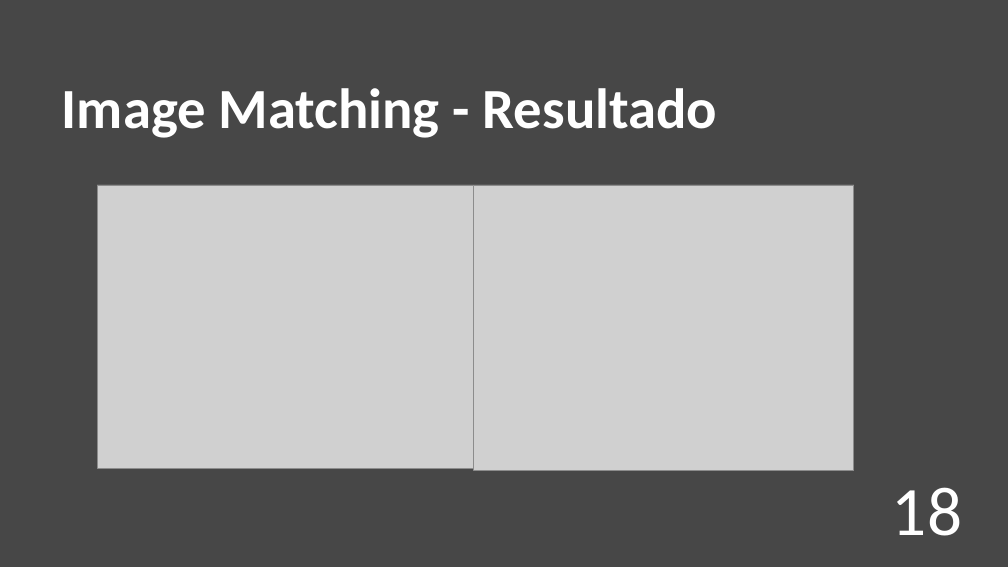
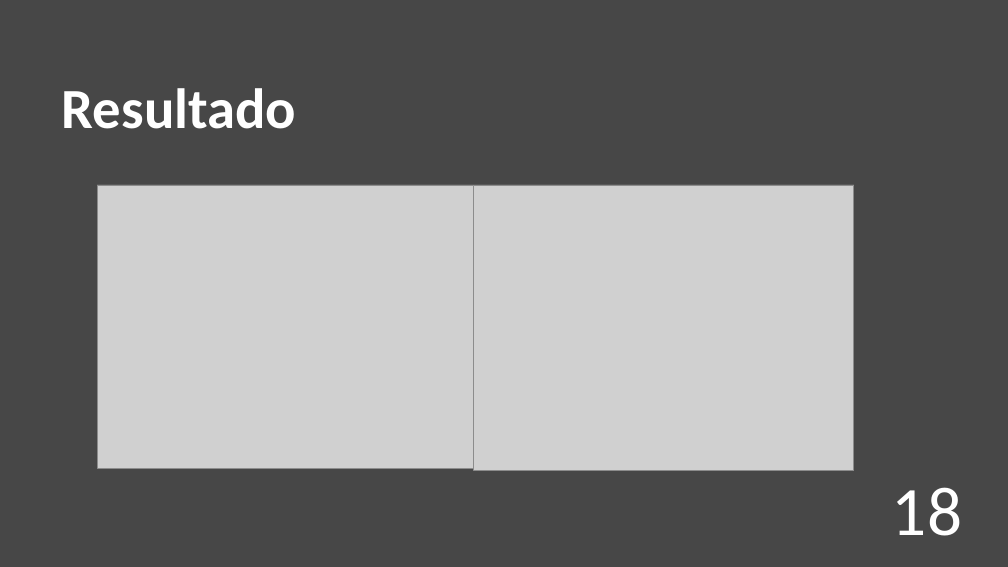
Before and after one commit to RRibeiro8/vc_projecto, a slide deck: slide 18 of docs/Presentation.pptx. Drawn at 1008x567 pixels with LibreOffice and Linux fonts; fonts in the diff are those of the drawing; grey boxes stand for pictures. Boxes give left, top, right and bottom in pixels: in the first picture for what was removed or moved away, otherwise in the second. Text is boxed around its words. In the diff, an @@ line names an element or a change of style, - is before the commit and + after.

```diff
--- a/docs/Presentation.pptx
+++ b/docs/Presentation.pptx
@@ text at (62, 88, 296, 129): text changed @@
-Image Matching - Resultado
+Resultado
```
Also in this commit, not shown: 5 other slides changed.
